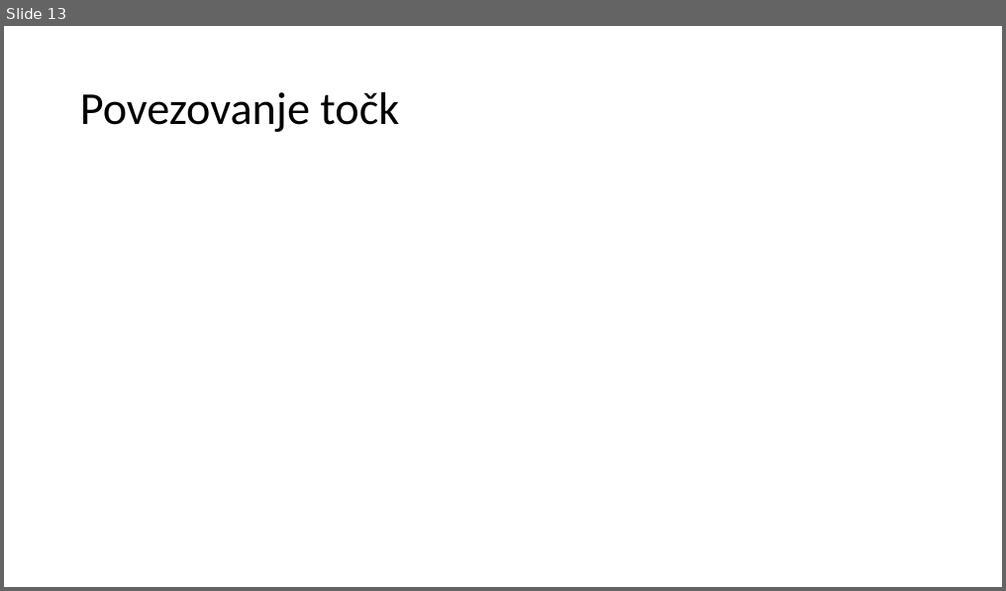
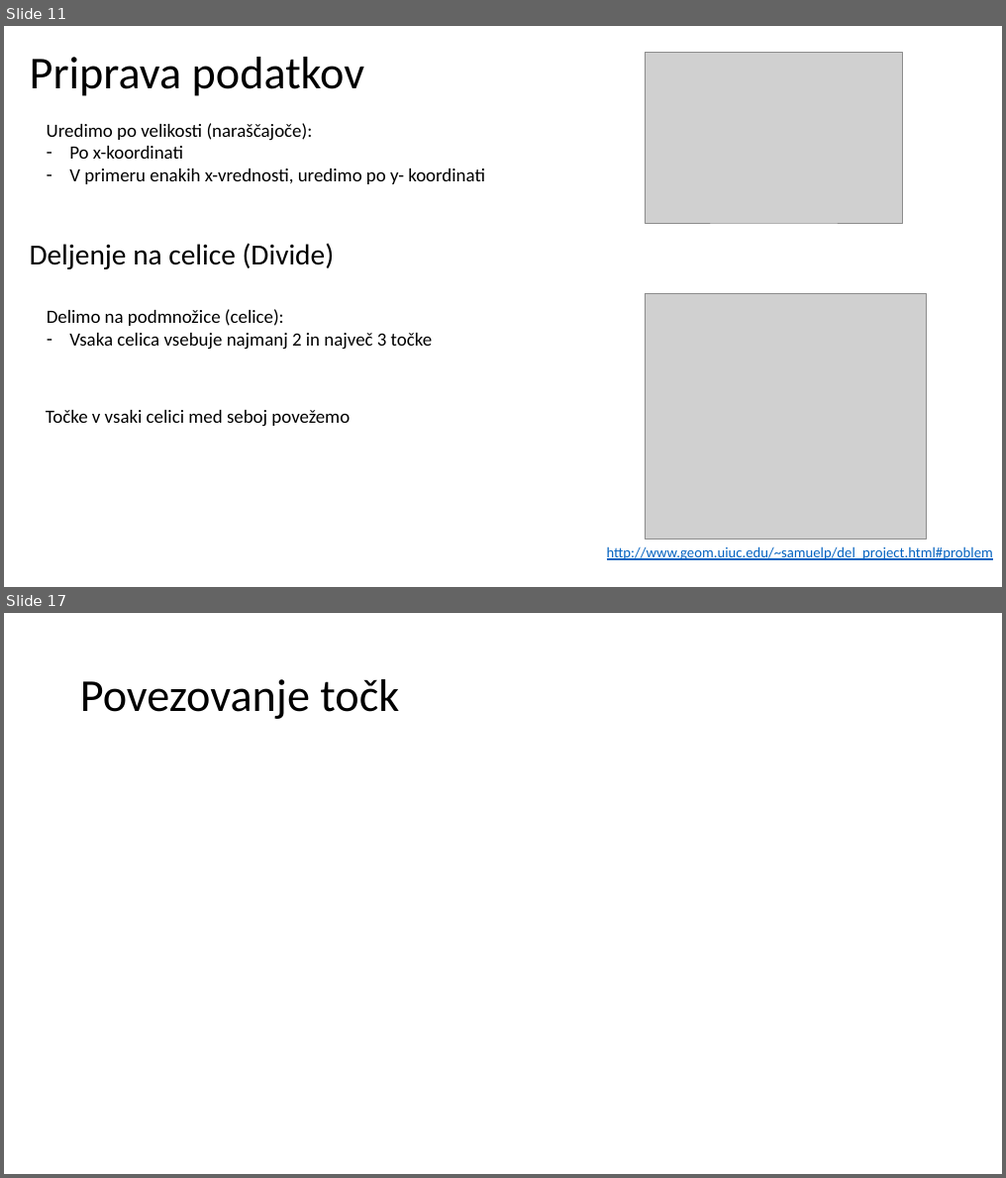
Before and after one commit to 15minutOdmora/voronoi_diagram, a slide deck: predstavitev/Vornoievi_diagrami.pptx. Shown one above the other, each under a label of ours: slide 13 before the commit, slides 11 and 17 after it; the slides between them are not shown. The pictures are 1006x591 and 1006x1178 pixels, drawn with LibreOffice and Linux fonts; fonts in the diff are those of the drawing; grey boxes stand for pictures. Boxes give left, top, right and bottom in pixels: in the first picture for what was removed or moved away, otherwise in the second. Text is boxed around its words. In the diff, an @@ line names an element or a change of style, - is before the commit and + after.

```diff
--- a/predstavitev/Vornoievi_diagrami.pptx
+++ b/predstavitev/Vornoievi_diagrami.pptx
@@ slide 11 added at (x1=4, y1=26, x2=1002, y2=587), background #FFFFFF @@
@@ picture added at (x1=645, y1=53, x2=903, y2=224) @@
@@ title added at (x1=30, y1=57, x2=364, y2=96), 44 pt, text #000000 @@
+Priprava podatkov
@@ text added at (x1=47, y1=123, x2=485, y2=184), 18 pt, text #000000 @@
+Uredimo po velikosti (naraščajoče):
+– Po x-koordinati
+– V primeru enakih x-vrednosti, uredimo po y- koordinati
@@ text added at (x1=30, y1=243, x2=335, y2=270), 28 pt, text #000000 @@
+Deljenje na celice (Divide)
@@ text added at (x1=47, y1=309, x2=432, y2=350), 18 pt, text #000000 @@
+Delimo na podmnožice (celice):
+‐ Vsaka celica vsebuje najmanj 2 in največ 3 točke
@@ picture added at (x1=645, y1=293, x2=927, y2=540) @@
@@ text added at (x1=46, y1=410, x2=350, y2=427), 18 pt, text #000000 @@
+Točke v vsaki celici med seboj povežemo
@@ text added at (x1=607, y1=547, x2=993, y2=561), 14 pt, text #0563C1, underline @@
+http://www.geom.uiuc.edu/~samuelp/del_project.html#problem
@@ what was slide 13 is now slide 17 @@
```
Also in this commit, not shown: 2 slides changed, 7 other slides added, 4 slides removed, 1 other file.
